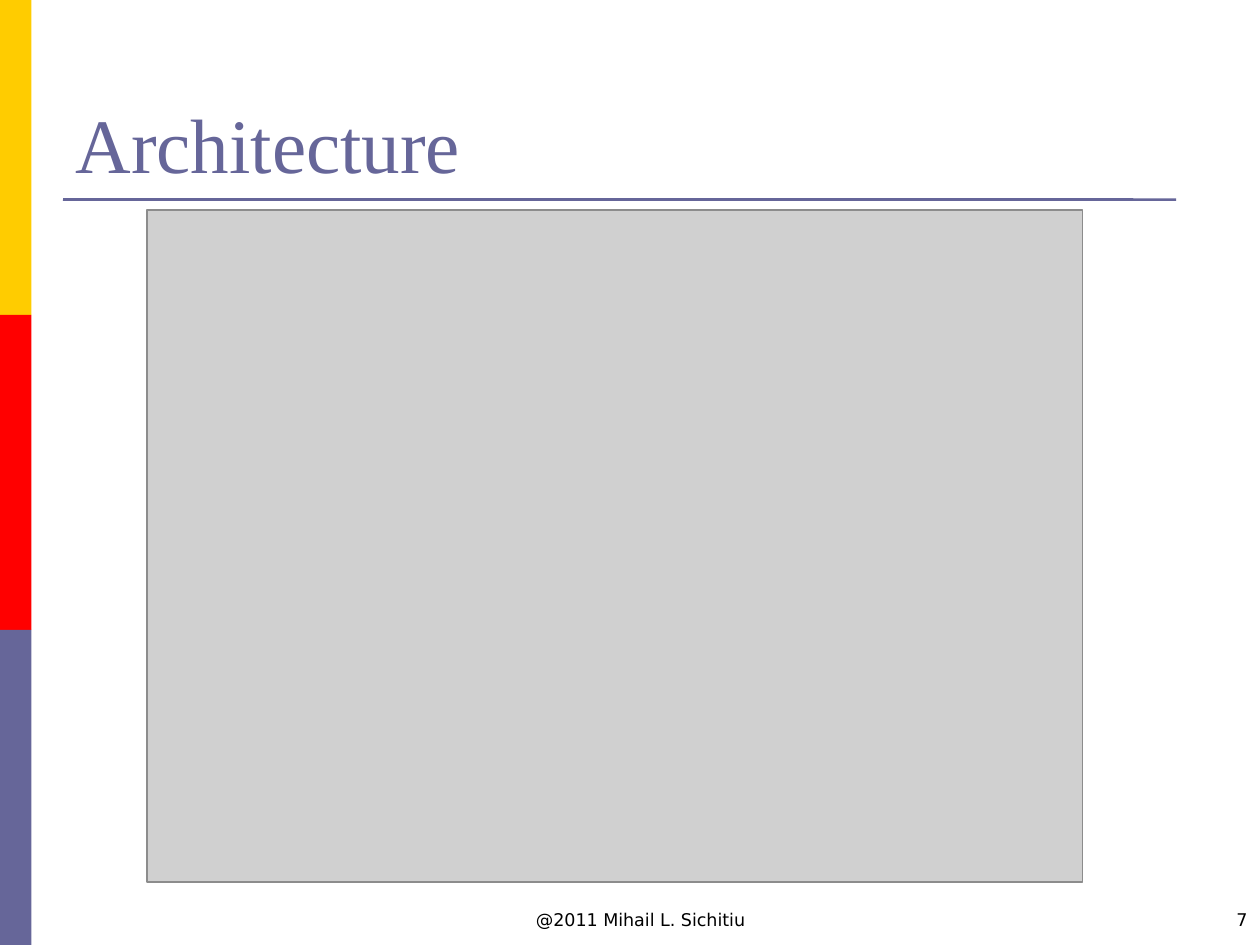
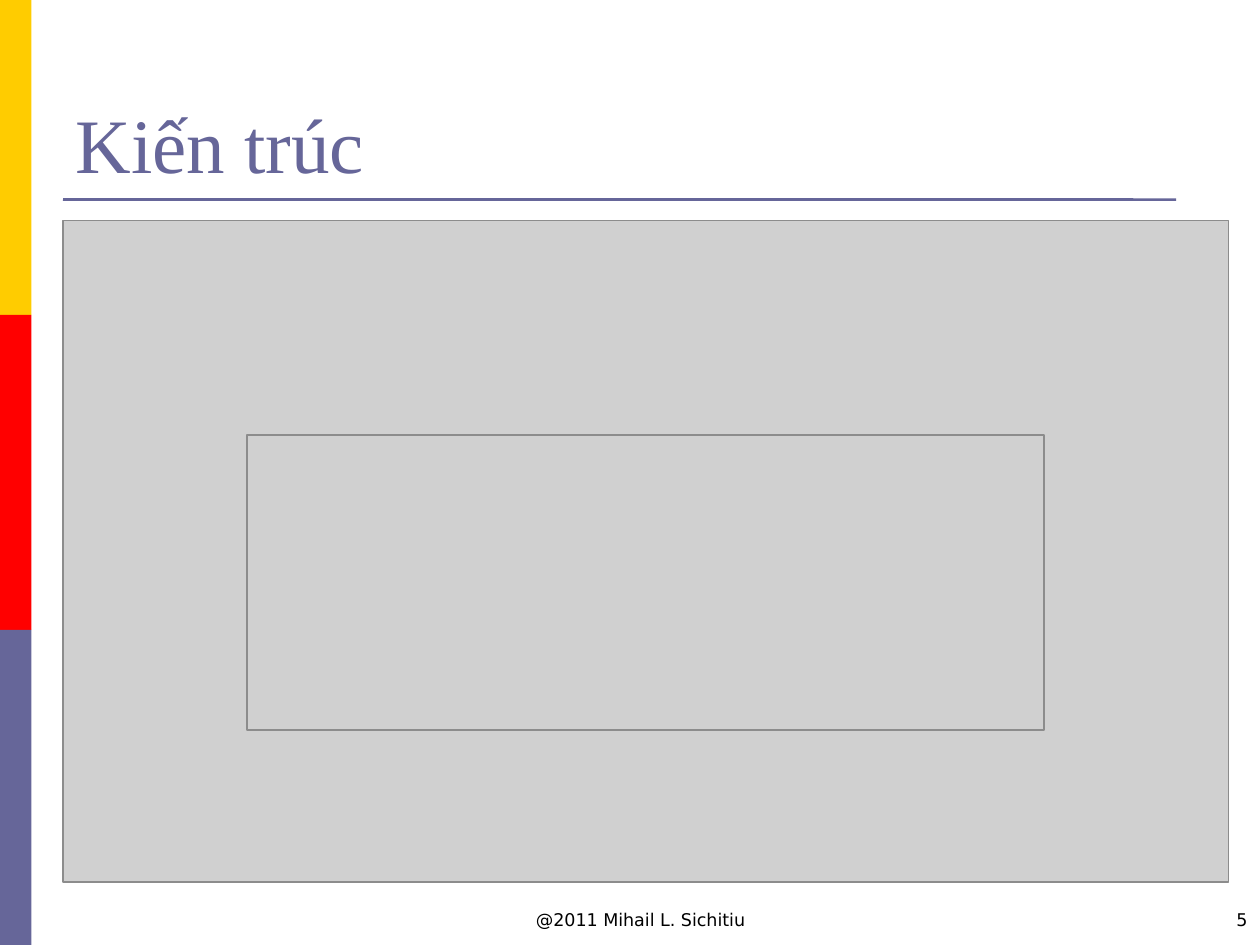
Before and after one commit to hungdien/google-map-api-and-map-on-android, a slide deck: slide 5 of Reports/Presentation.ppt (slide 7 before the commit). Drawn at 1260x945 pixels with LibreOffice and Linux fonts; fonts in the diff are those of the drawing; grey boxes stand for pictures; background and template pictures are left out. Boxes give left, top, right and bottom in pixels: in the first picture for what was removed or moved away, otherwise in the second. Text is boxed around its words. In the diff, an @@ line names an element or a change of style, - is before the commit and + after.

```diff
--- a/Reports/Presentation.ppt
+++ b/Reports/Presentation.ppt
@@ title at (76,117,364,174): text changed @@
-Architecture
+Kiến trúc
@@ picture: place and size @@
-picture at (147,210,1084,882)
+picture at (63,220,1228,882)
@@ picture added at (247,435,1045,730) @@
@@ page number at (1236,913,1247,927): text changed @@
-7
+5
```
Also in this commit, not shown: 3 other slides changed, 2 slides added, 11 slides removed.
